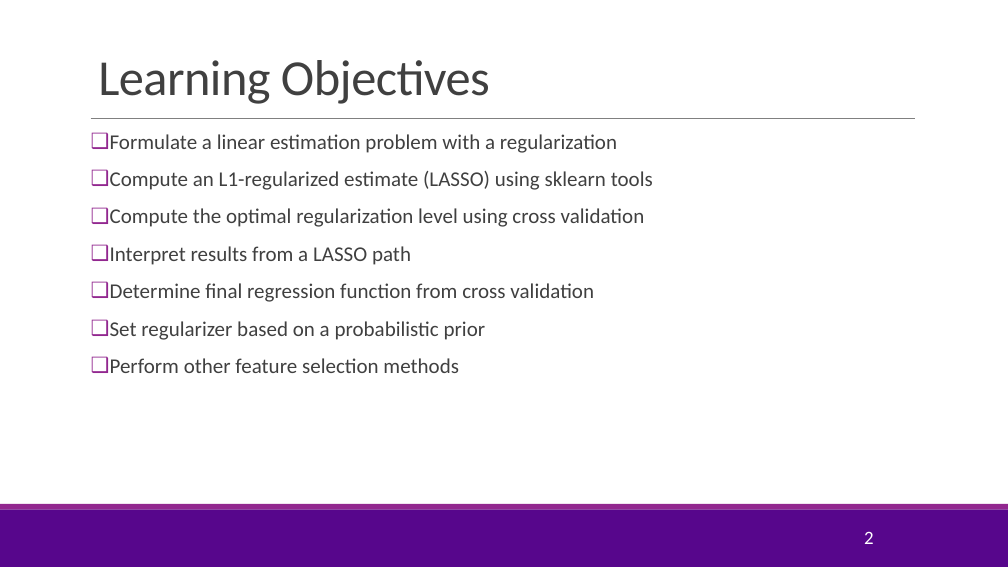
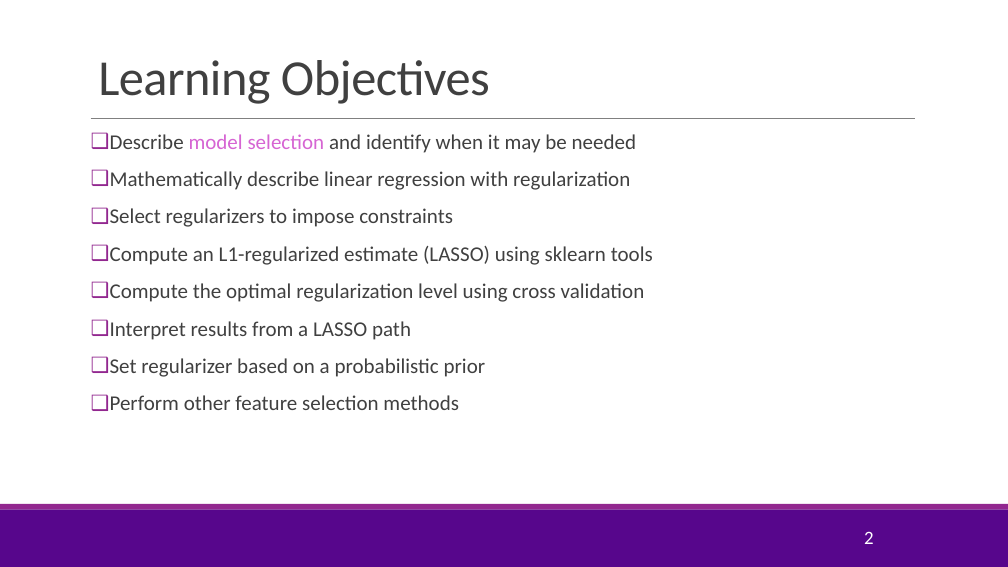
Before and after one commit to sdrangan/introml, a slide deck: slide 2 of lectures/Lect05_Lasso.pptx. Drawn at 1008x567 pixels with LibreOffice and Linux fonts; fonts in the diff are those of the drawing; background and template pictures are left out. Boxes give left, top, right and bottom in pixels: in the first picture for what was removed or moved away, otherwise in the second. Text is boxed around its words. In the diff, an @@ line names an element or a change of style, - is before the commit and + after.

```diff
--- a/lectures/Lect05_Lasso.pptx
+++ b/lectures/Lect05_Lasso.pptx
@@ text at (110,134,636,227): text changed @@
-❑ Formulate a linear estimation problem with a regularization
+❑ Describe model selection and identify when it may be needed
+❑ Mathematically describe linear regression with regularization
+❑ Select regularizers to impose constraints
@@ text at (110,283,594,302): paragraph removed @@
-❑ Determine final regression function from cross validation
```
Also in this commit, not shown: 7 other slides changed, 1 other file.
